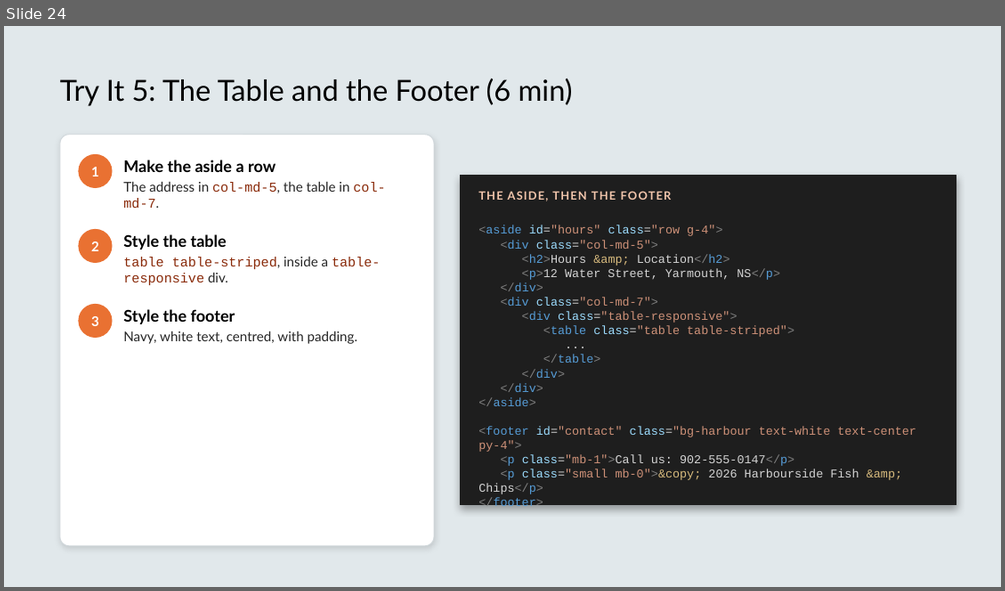
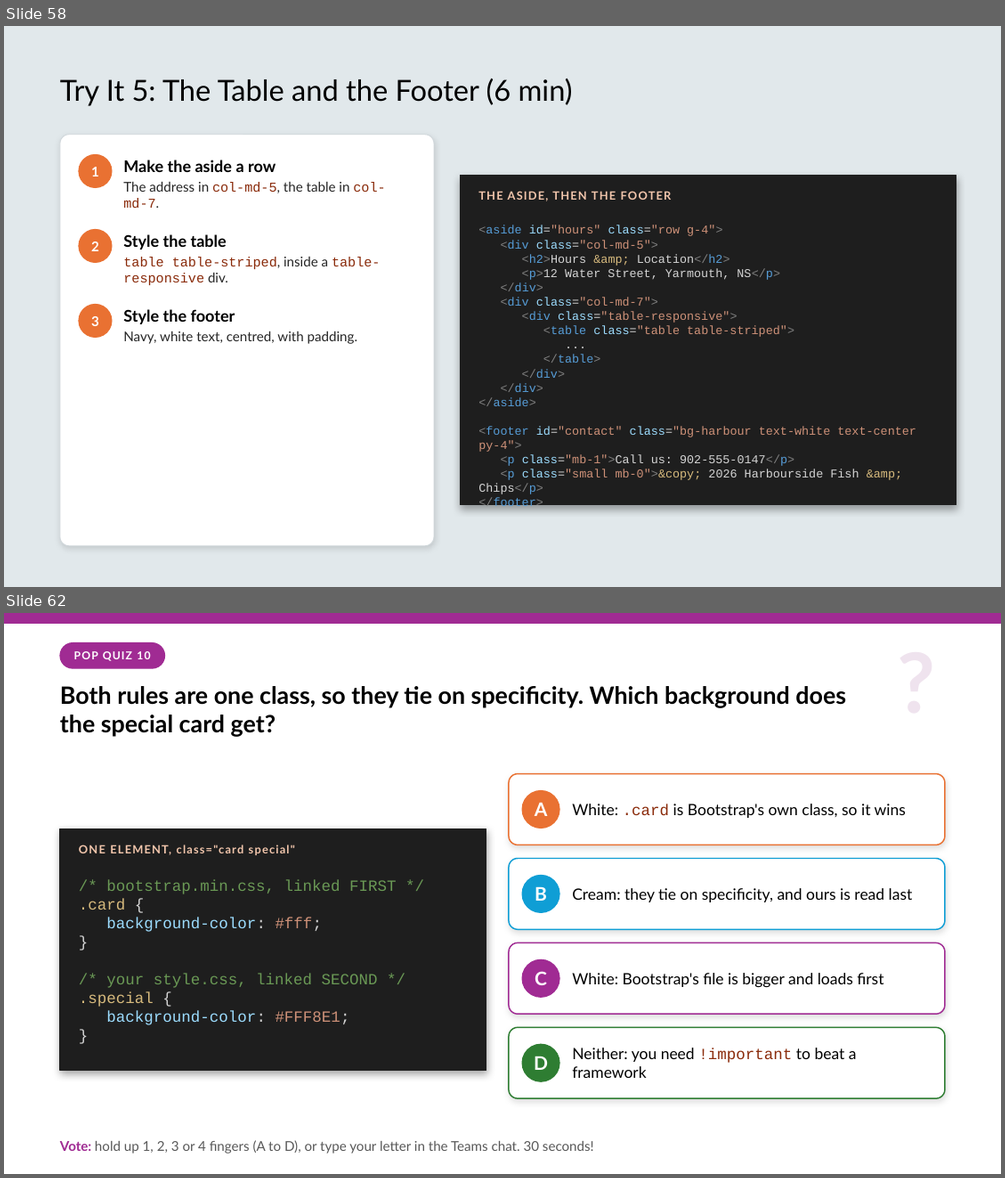
Before and after one commit to x97gfq/WEBD1000_Fall2026, a slide deck: 11_Customizing_Bootstrap_Tailwind/Customizing_Bootstrap_Tailwind.pptx. Shown one above the other, each under a label of ours: slide 24 before the commit, slides 58 and 62 after it; the slides between them are not shown. The pictures are 1005x591 and 1005x1178 pixels, drawn with LibreOffice and Linux fonts; fonts in the diff are those of the drawing. Boxes give left, top, right and bottom in pixels: in the first picture for what was removed or moved away, otherwise in the second. Text is boxed around its words. In the diff, an @@ line names an element or a change of style, - is before the commit and + after.

```diff
--- a/11_Customizing_Bootstrap_Tailwind/Customizing_Bootstrap_Tailwind.pptx
+++ b/11_Customizing_Bootstrap_Tailwind/Customizing_Bootstrap_Tailwind.pptx
@@ slide 62 added at [4,613,1001,1174], background #FFFFFF @@
@@ rectangle added at [4,613,1001,624], fill #A02B93, outline #A02B93 1 pt @@
@@ text added at [872,628,961,732], 80 pt, text #EFE3EE, bold @@
+?
@@ rounded rectangle added at [60,643,165,668], fill #A02B93, outline #A02B93 1 pt @@
@@ text added at [74,651,150,661], 10.5 pt, text #FFFFFF, bold @@
+POP QUIZ 10
@@ text added at [60,686,846,737], 23 pt, text #000000, bold @@
+Both rules are one class, so they tie on specificity. Which background does the special card get?
@@ rounded rectangle added at [509,774,945,844], fill #FFFFFF, outline #E97132 1.25 pt @@
@@ ellipse added at [522,791,559,828], fill #E97132, outline #E97132 1 pt @@
@@ text added at [534,803,548,816], 18 pt, text #FFFFFF, bold @@
+A
@@ text added at [572,803,906,818], 15 pt, text #000000 @@
+White: .card is Bootstrap's own class, so it wins
@@ rectangle added at [60,828,486,1070], fill #1E1E1E, outline #1E1E1E 1 pt @@
@@ text added at [79,844,295,855], 11 pt, text #F2C6AC, bold @@
+ONE ELEMENT, class="card special"
@@ rounded rectangle added at [509,859,945,929], fill #FFFFFF, outline #0F9ED5 1.25 pt @@
@@ ellipse added at [522,875,559,912], fill #0F9ED5, outline #0F9ED5 1 pt @@
@@ text added at [79,880,396,1025], 15 pt, text #6A9955 @@
+/* bootstrap.min.css, linked FIRST */
+.card {
+background-color: #fff;
+}
+/* your style.css, linked SECOND */
+.special {
+background-color: #FFF8E1;
+}
@@ text added at [534,886,547,900], 18 pt, text #FFFFFF, bold @@
+B
@@ text added at [572,888,913,902], 15 pt, text #000000 @@
+Cream: they tie on specificity, and ours is read last
@@ rounded rectangle added at [509,943,945,1013], fill #FFFFFF, outline #A02B93 1.25 pt @@
@@ ellipse added at [522,959,559,997], fill #A02B93, outline #A02B93 1 pt @@
@@ text added at [534,971,547,985], 18 pt, text #FFFFFF, bold @@
+C
@@ text added at [572,973,883,988], 15 pt, text #000000 @@
+White: Bootstrap's file is bigger and loads first
@@ rounded rectangle added at [509,1027,945,1098], fill #FFFFFF, outline #2E7D32 1.25 pt @@
@@ ellipse added at [522,1044,559,1081], fill #2E7D32, outline #2E7D32 1 pt @@
@@ text added at [534,1056,548,1070], 18 pt, text #FFFFFF, bold @@
+D
@@ text added at [572,1047,857,1078], 15 pt, text #000000 @@
+Neither: you need !important to beat a framework
@@ text added at [60,1140,594,1153], 13 pt, text #595959 @@
+Vote: hold up 1, 2, 3 or 4 fingers (A to D), or type your letter in the Teams chat. 30 seconds!
@@ what was slide 24 is now slide 58 @@
```
Also in this commit, not shown: 14 slides changed, 37 other slides added, 17 other files.
